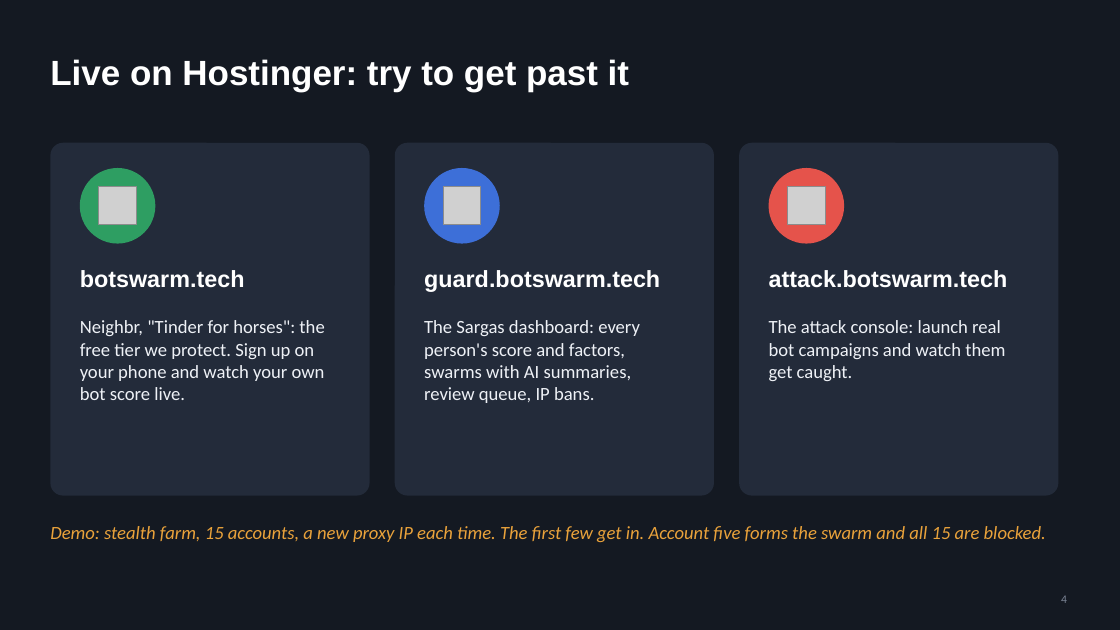
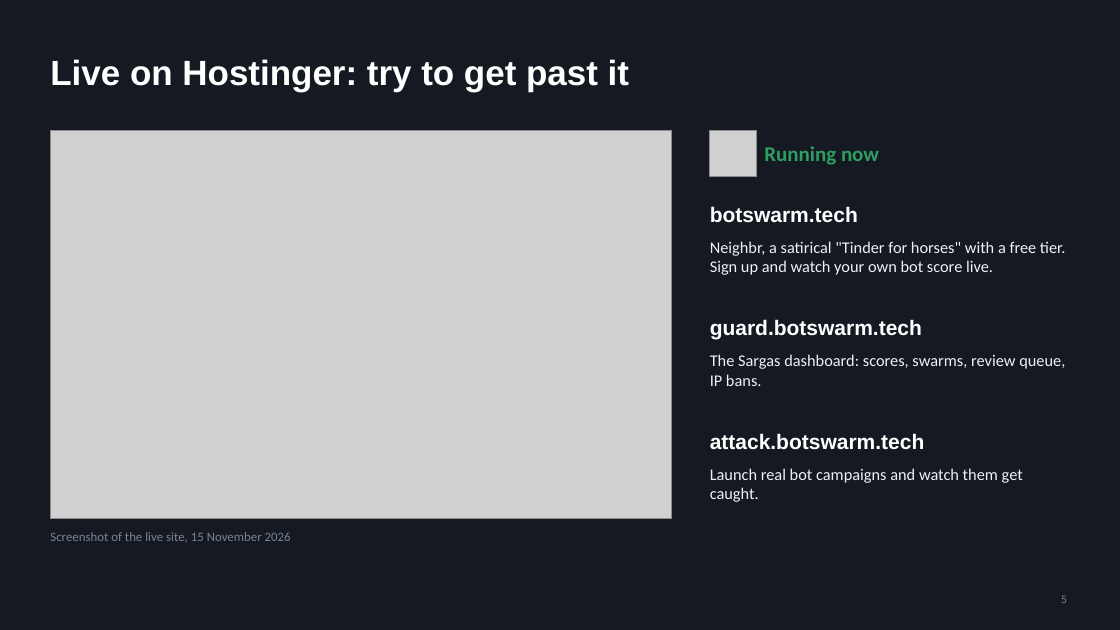
Before and after one commit to cnordenb/Junction2026_Nuada-Ilmari, a slide deck: slide 5 of docs/Sargas.pptx (slide 4 before the commit). Drawn at 1120x630 pixels with LibreOffice and Linux fonts; fonts in the diff are those of the drawing; grey boxes stand for pictures. Boxes give left, top, right and bottom in pixels: in the first picture for what was removed or moved away, otherwise in the second. Text is boxed around its words. In the diff, an @@ line names an element or a change of style, - is before the commit and + after.

```diff
--- a/docs/Sargas.pptx
+++ b/docs/Sargas.pptx
@@ rounded rectangle removed at <box>50,143,370,496</box> @@
@@ picture added at <box>50,130,672,518</box> @@
@@ rounded rectangle removed at <box>395,143,714,496</box> @@
@@ picture added at <box>710,130,756,176</box> @@
@@ rounded rectangle removed at <box>739,143,1059,496</box> @@
@@ text added at <box>764,146,879,165</box>, 18 pt, text #2E9E62, bold @@
+Running now
@@ ellipse removed at <box>80,168,155,244</box> @@
@@ ellipse removed at <box>424,168,500,244</box> @@
@@ ellipse removed at <box>769,168,844,244</box> @@
@@ picture removed at <box>99,187,137,225</box> @@
@@ picture removed at <box>444,187,481,225</box> @@
@@ text "botswarm.tech": place and size @@
-text "botswarm.tech" at <box>80,270,245,288</box>
+text "botswarm.tech" at <box>710,206,858,223</box>
@@ picture removed at <box>788,187,826,225</box> @@
@@ text at <box>710,241,1065,275</box>: text changed; size 16 to 14 pt @@
-Neighbr, "Tinder for horses": the free tier we protect. Sign up on your phone and watch your own bot score live.
+Neighbr, a satirical "Tinder for horses" with a free tier. Sign up and watch your own bot score live.
@@ text "guard.botswarm.tech": place and size @@
-text "guard.botswarm.tech" at <box>424,270,660,292</box>
+text "guard.botswarm.tech" at <box>710,319,922,340</box>
@@ text at <box>710,354,1065,386</box>: text changed; size 16 to 14 pt @@
-The Sargas dashboard: every person's score and factors, swarms with AI summaries, review queue, IP bans.
+The Sargas dashboard: scores, swarms, review queue, IP bans.
@@ size 20 to 18 pt in 3 elements at <box>710,206,858,223</box>, <box>710,319,922,340</box>, <box>710,433,925,450</box> @@
@@ text "attack.botswarm.tech": place and size @@
-text "attack.botswarm.tech" at <box>769,270,1008,288</box>
+text "attack.botswarm.tech" at <box>710,433,925,450</box>
@@ text at <box>710,468,1023,502</box>: text changed; size 16 to 14 pt @@
-The attack console: launch real bot campaigns and watch them get caught.
+Launch real bot campaigns and watch them get caught.
@@ text removed at <box>50,526,1046,542</box> @@
-Demo: stealth farm, 15 accounts, a new proxy IP each time. The first few get in. Account five forms the swarm and all 15 are blocked.
@@ text added at <box>50,532,291,542</box>, 11 pt, text #7A8394 @@
+Screenshot of the live site, 15 November 2026
@@ page number at <box>1061,595,1067,603</box>: text changed @@
-4
+5
```
Also in this commit, not shown: 4 other slides changed, 4 slides added, 2 slides removed, 10 other files.
